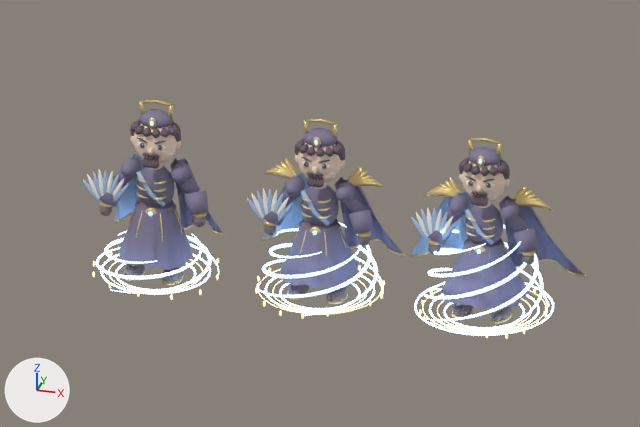
Renders of the Blender file assets/58.blend from each side of a commit.
Camera for both pictures: the file's camera 'Overview'. The axes (+X, +Y, +Z) are drawn at lower left. The lights are the same throughout. The first picture is the older version.

The first picture shows '58_T1_Midnight Minister_Mesh', '58_T1_Spell_Geometry', '58_T2_Midnight Minister_Mesh', '58_T2_Spell_Geometry', '58_T3_Midnight Minister_Mesh', '58_T3_Spell_Geometry'.
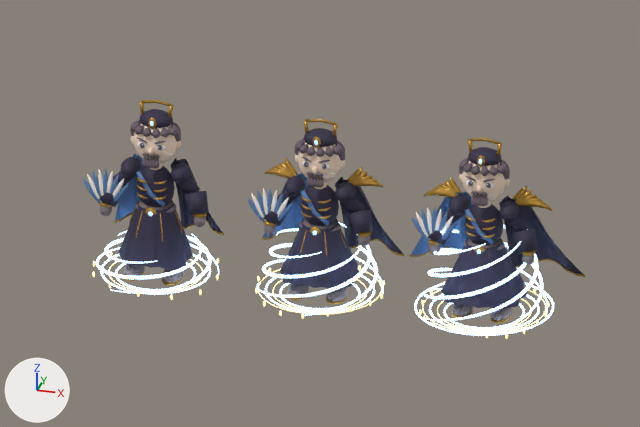
Boxes (x1, y1, x2, y2) around the edits, measured in the pictures (640 x 427 px):
'58_T3_Midnight Minister_Mesh', surface changed (darker): (409, 138, 586, 323) in both
'58_T2_Midnight Minister_Mesh', surface changed (darker): (247, 119, 405, 304) in both
'58_T1_Midnight Minister_Mesh', surface changed (darker): (83, 100, 224, 285) in both

The change, as a list of edits to the scene's bpy script:
```text
Change mat_silk_36304c:
    where n0 = _N.new('ShaderNodeBsdfPrincipled'); n0.name = 'Principled BSDF'
    remove n0.inputs[0].default_value = (0.212, 0.188, 0.298, 1.0)  # 'Base Color', greyish purple #7f7894
    add n2 = _N.new('ShaderNodeTexImage'); n2.name = 'Image Texture'
    add n2.image = img_weave_36304c
    add n3 = _N.new('ShaderNodeTexImage'); n3.name = 'Image Texture.001'
    add n3.image = img_surface_normal_true
    add n4 = _N.new('ShaderNodeNormalMap'); n4.name = 'Normal Map'
    add n4.inputs[0].default_value = 0.28  # 'Strength'
    add _L.new(n2.outputs[0], n0.inputs[0])  # 'Color' to 'Base Color'
    add _L.new(n3.outputs[0], n4.inputs[1])  # 'Color' to 'Color'
    add _L.new(n4.outputs[0], n0.inputs[5])  # 'Normal' to 'Normal'
Change mat_accent_638bc0:
    where n0 = _N.new('ShaderNodeBsdfPrincipled'); n0.name = 'Principled BSDF'
    remove n0.inputs[0].default_value = (0.388, 0.545, 0.753, 1.0)  # 'Base Color', blue #a7c3e1
    add n2 = _N.new('ShaderNodeTexImage'); n2.name = 'Image Texture'
    add n2.image = img_weave_638bc0
    add n3 = _N.new('ShaderNodeTexImage'); n3.name = 'Image Texture.001'
    add n3.image = img_surface_normal_true
    add n4 = _N.new('ShaderNodeNormalMap'); n4.name = 'Normal Map'
    add n4.inputs[0].default_value = 0.28  # 'Strength'
    add _L.new(n2.outputs[0], n0.inputs[0])  # 'Color' to 'Base Color'
    add _L.new(n3.outputs[0], n4.inputs[1])  # 'Color' to 'Color'
    add _L.new(n4.outputs[0], n0.inputs[5])  # 'Normal' to 'Normal'
Change mat_silk_36304c_001:
    where n0 = _N.new('ShaderNodeBsdfPrincipled'); n0.name = 'Principled BSDF'
    remove n0.inputs[0].default_value = (0.212, 0.188, 0.298, 1.0)  # 'Base Color', greyish purple #7f7894
    add n2 = _N.new('ShaderNodeTexImage'); n2.name = 'Image Texture'
    add n2.image = img_weave_36304c
    add n3 = _N.new('ShaderNodeTexImage'); n3.name = 'Image Texture.001'
    add n3.image = img_surface_normal_true
    add n4 = _N.new('ShaderNodeNormalMap'); n4.name = 'Normal Map'
    add n4.inputs[0].default_value = 0.28  # 'Strength'
    add _L.new(n2.outputs[0], n0.inputs[0])  # 'Color' to 'Base Color'
    add _L.new(n3.outputs[0], n4.inputs[1])  # 'Color' to 'Color'
    add _L.new(n4.outputs[0], n0.inputs[5])  # 'Normal' to 'Normal'
Change mat_accent_638bc0_001:
    where n0 = _N.new('ShaderNodeBsdfPrincipled'); n0.name = 'Principled BSDF'
    remove n0.inputs[0].default_value = (0.388, 0.545, 0.753, 1.0)  # 'Base Color', blue #a7c3e1
    add n2 = _N.new('ShaderNodeTexImage'); n2.name = 'Image Texture'
    add n2.image = img_weave_638bc0
    add n3 = _N.new('ShaderNodeTexImage'); n3.name = 'Image Texture.001'
    add n3.image = img_surface_normal_true
    add n4 = _N.new('ShaderNodeNormalMap'); n4.name = 'Normal Map'
    add n4.inputs[0].default_value = 0.28  # 'Strength'
    add _L.new(n2.outputs[0], n0.inputs[0])  # 'Color' to 'Base Color'
    add _L.new(n3.outputs[0], n4.inputs[1])  # 'Color' to 'Color'
    add _L.new(n4.outputs[0], n0.inputs[5])  # 'Normal' to 'Normal'
Change mat_antique_gold_001:
    where n0 = _N.new('ShaderNodeBsdfPrincipled'); n0.name = 'Principled BSDF'
    remove n0.inputs[0].default_value = (0.788, 0.604, 0.247, 1.0)  # 'Base Color', yellow #e6cc88
    add n2 = _N.new('ShaderNodeTexImage'); n2.name = 'Image Texture'
    add n2.image = img_engraved_c99a3f
    add n3 = _N.new('ShaderNodeTexImage'); n3.name = 'Image Texture.001'
    add n3.image = img_surface_normal_false
    add n4 = _N.new('ShaderNodeNormalMap'); n4.name = 'Normal Map'
    add n4.inputs[0].default_value = 0.45  # 'Strength'
    add _L.new(n2.outputs[0], n0.inputs[0])  # 'Color' to 'Base Color'
    add _L.new(n3.outputs[0], n4.inputs[1])  # 'Color' to 'Color'
    add _L.new(n4.outputs[0], n0.inputs[5])  # 'Normal' to 'Normal'
Change mat_silk_36304c_002:
    where n0 = _N.new('ShaderNodeBsdfPrincipled'); n0.name = 'Principled BSDF'
    remove n0.inputs[0].default_value = (0.212, 0.188, 0.298, 1.0)  # 'Base Color', greyish purple #7f7894
    add n2 = _N.new('ShaderNodeTexImage'); n2.name = 'Image Texture'
    add n2.image = img_weave_36304c
    add n3 = _N.new('ShaderNodeTexImage'); n3.name = 'Image Texture.001'
    add n3.image = img_surface_normal_true
    add n4 = _N.new('ShaderNodeNormalMap'); n4.name = 'Normal Map'
    add n4.inputs[0].default_value = 0.28  # 'Strength'
    add _L.new(n2.outputs[0], n0.inputs[0])  # 'Color' to 'Base Color'
    add _L.new(n3.outputs[0], n4.inputs[1])  # 'Color' to 'Color'
    add _L.new(n4.outputs[0], n0.inputs[5])  # 'Normal' to 'Normal'
Change mat_accent_638bc0_002:
    where n0 = _N.new('ShaderNodeBsdfPrincipled'); n0.name = 'Principled BSDF'
    remove n0.inputs[0].default_value = (0.388, 0.545, 0.753, 1.0)  # 'Base Color', blue #a7c3e1
    add n2 = _N.new('ShaderNodeTexImage'); n2.name = 'Image Texture'
    add n2.image = img_weave_638bc0
    add n3 = _N.new('ShaderNodeTexImage'); n3.name = 'Image Texture.001'
    add n3.image = img_surface_normal_true
    add n4 = _N.new('ShaderNodeNormalMap'); n4.name = 'Normal Map'
    add n4.inputs[0].default_value = 0.28  # 'Strength'
    add _L.new(n2.outputs[0], n0.inputs[0])  # 'Color' to 'Base Color'
    add _L.new(n3.outputs[0], n4.inputs[1])  # 'Color' to 'Color'
    add _L.new(n4.outputs[0], n0.inputs[5])  # 'Normal' to 'Normal'
Change mat_antique_gold_002:
    where n0 = _N.new('ShaderNodeBsdfPrincipled'); n0.name = 'Principled BSDF'
    remove n0.inputs[0].default_value = (0.788, 0.604, 0.247, 1.0)  # 'Base Color', yellow #e6cc88
    add n2 = _N.new('ShaderNodeTexImage'); n2.name = 'Image Texture'
    add n2.image = img_engraved_c99a3f
    add n3 = _N.new('ShaderNodeTexImage'); n3.name = 'Image Texture.001'
    add n3.image = img_surface_normal_false
    add n4 = _N.new('ShaderNodeNormalMap'); n4.name = 'Normal Map'
    add n4.inputs[0].default_value = 0.45  # 'Strength'
    add _L.new(n2.outputs[0], n0.inputs[0])  # 'Color' to 'Base Color'
    add _L.new(n3.outputs[0], n4.inputs[1])  # 'Color' to 'Color'
    add _L.new(n4.outputs[0], n0.inputs[5])  # 'Normal' to 'Normal'
```
